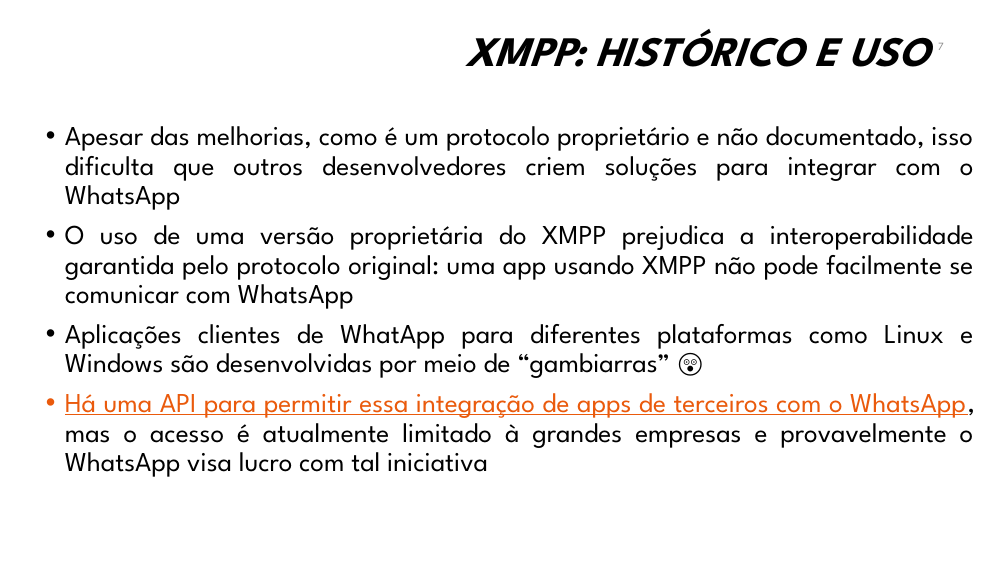
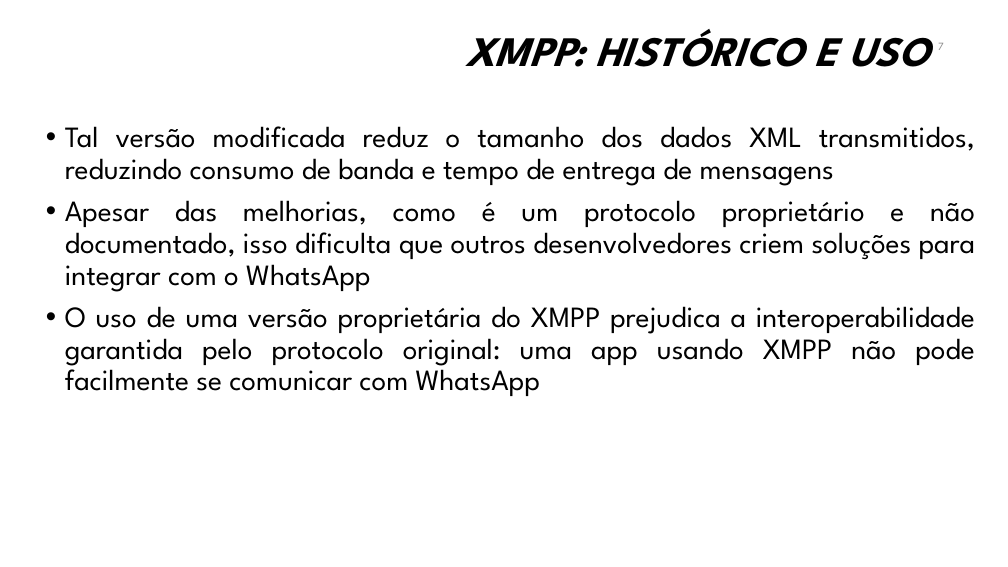
Before and after one commit to manoelcampos/sistemas-distribuidos, a slide deck: slide 7 of projects/06-xmpp-chat-client/xmpp.pptx. Drawn at 1008x567 pixels with LibreOffice and Linux fonts; fonts in the diff are those of the drawing; background and template pictures are left out. Boxes give left, top, right and bottom in pixels: in the first picture for what was removed or moved away, otherwise in the second. Text is boxed around its words. In the diff, an @@ line names an element or a change of style, - is before the commit and + after.

```diff
--- a/projects/06-xmpp-chat-client/xmpp.pptx
+++ b/projects/06-xmpp-chat-client/xmpp.pptx
@@ text at (x1=65, y1=126, x2=975, y2=186): paragraph added @@
+• Tal versão modificada reduz o tamanho dos dados XML transmitidos, reduzindo consumo de banda e tempo de entrega de mensagens
@@ text at (x1=65, y1=200, x2=975, y2=396): size 26 to 28 pt in "Apesar das melhorias, como é um protocolo ...", "O uso de uma versão proprietária do ..." @@
@@ text at (x1=65, y1=324, x2=975, y2=477): paragraphs removed @@
-• Aplicações clientes de WhatApp para diferentes plataformas como Linux e Windows são desenvolvidas por meio de “gambiarras” 😲
-• Há uma API para permitir essa integração de apps de terceiros com o WhatsApp, mas o acesso é atualmente limitado à grandes empresas e provavelmente o WhatsApp visa lucro com tal iniciativa
```
Also in this commit, not shown: 7 other slides changed, 1 slide added, 5 other files.
